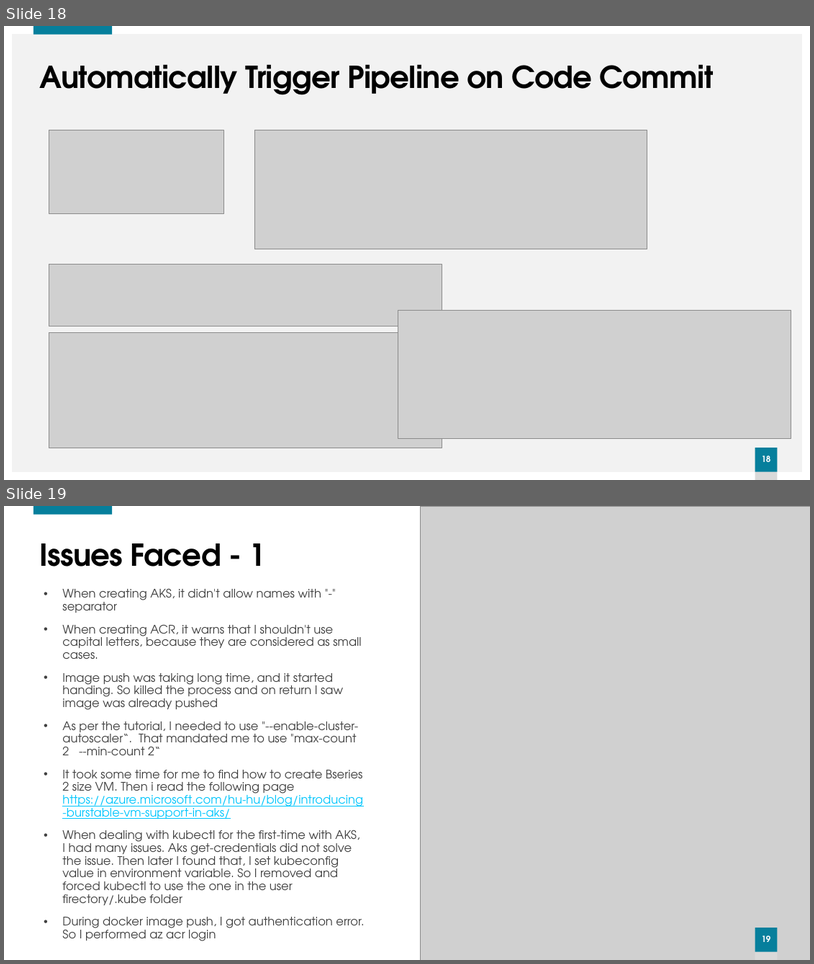
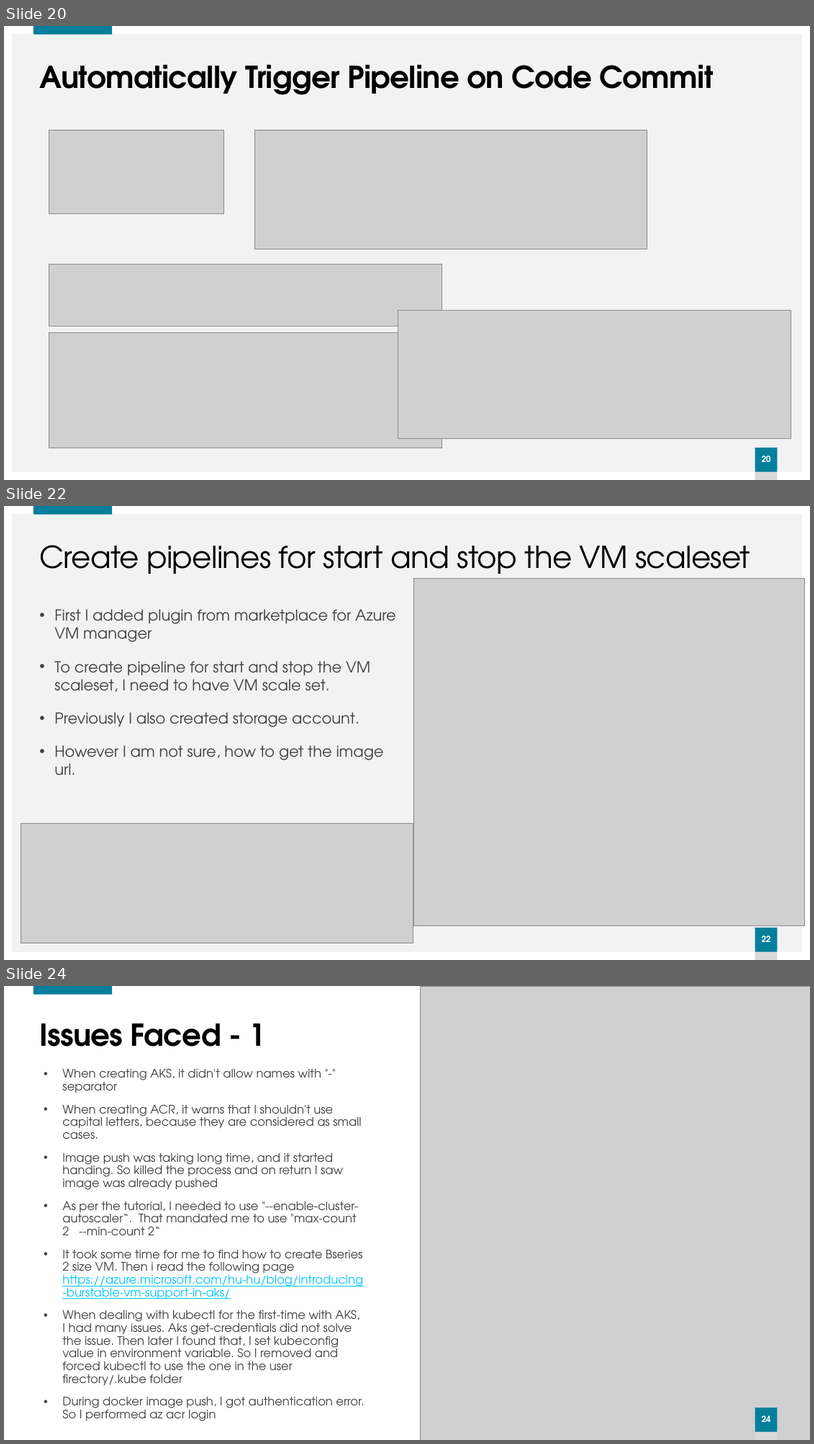
Before and after one commit to Jayaprabahar/DawnInTheCloud, a slide deck: Azure/Dawn in the Cloud.pptx. Shown one above the other, each under a label of ours: slides 18 and 19 before the commit, slides 20, 22 and 24 after it; the slides between them are not shown. The pictures are 814x964 and 814x1444 pixels, drawn with LibreOffice and Linux fonts; fonts in the diff are those of the drawing; grey boxes stand for pictures. Boxes give left, top, right and bottom in pixels: in the first picture for what was removed or moved away, otherwise in the second. Text is boxed around its words. In the diff, an @@ line names an element or a change of style, - is before the commit and + after.

```diff
--- a/Azure/Dawn in the Cloud.pptx
+++ b/Azure/Dawn in the Cloud.pptx
@@ slide 22 added at [4,506,810,960], background #F2F2F2; not listed: 4 template elements that a slide beside it also shows @@
@@ title added at [39,545,751,582], 36 pt, text #000000 @@
+Create pipelines for start and stop the VM scaleset
@@ picture added at [414,578,805,925] @@
@@ text added at [54,609,396,775], 18 pt, text #404040 @@
+• First I added plugin from marketplace for Azure VM manager
+• To create pipeline for start and stop the VM scaleset, I need to have VM scale set.
+• Previously I also created storage account.
+• However I am not sure, how to get the image url.
@@ picture added at [21,823,414,943] @@
@@ what was slide 18 is now slide 20 @@
@@ page number at [762,455,772,462]: text changed @@
-18
+20
@@ what was slide 19 is now slide 24 @@
@@ page number at [762,1415,772,1422]: text changed @@
-19
+24
```
Also in this commit, not shown: 1 slide changed, 4 other slides added, 1 other file.
